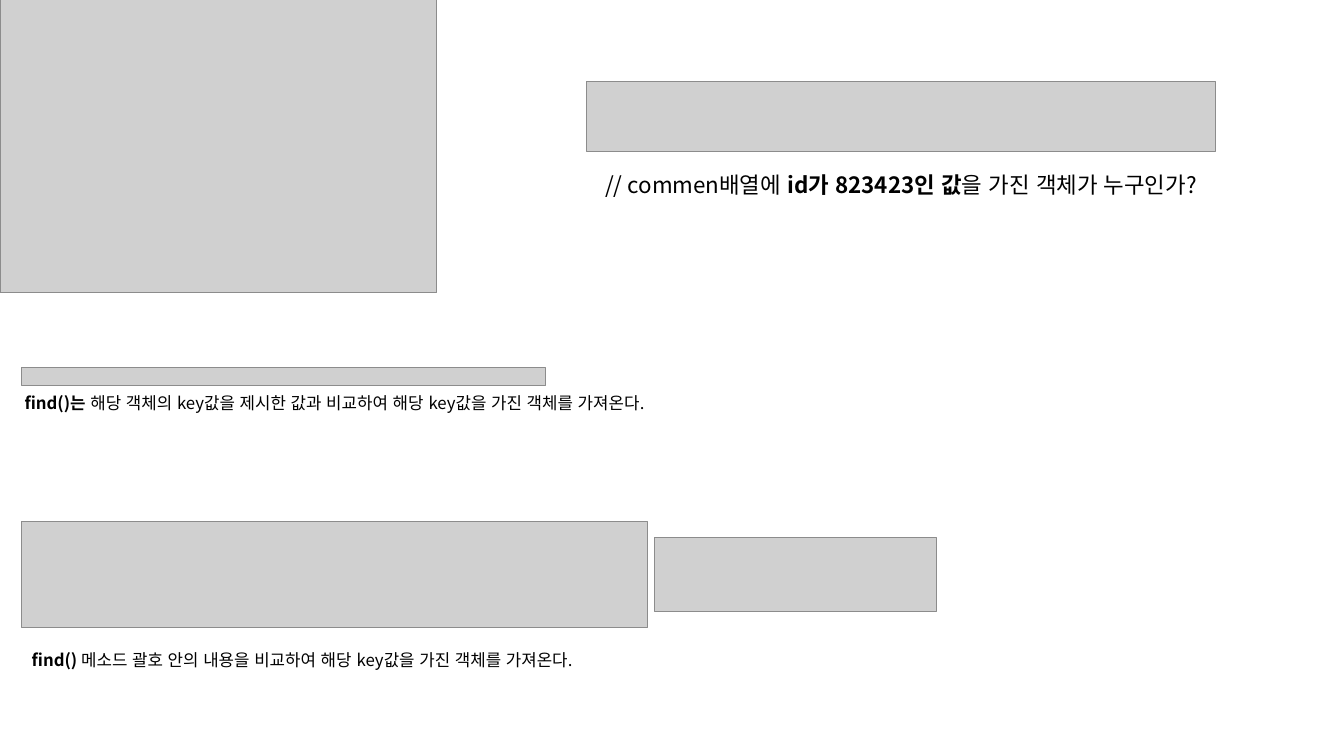
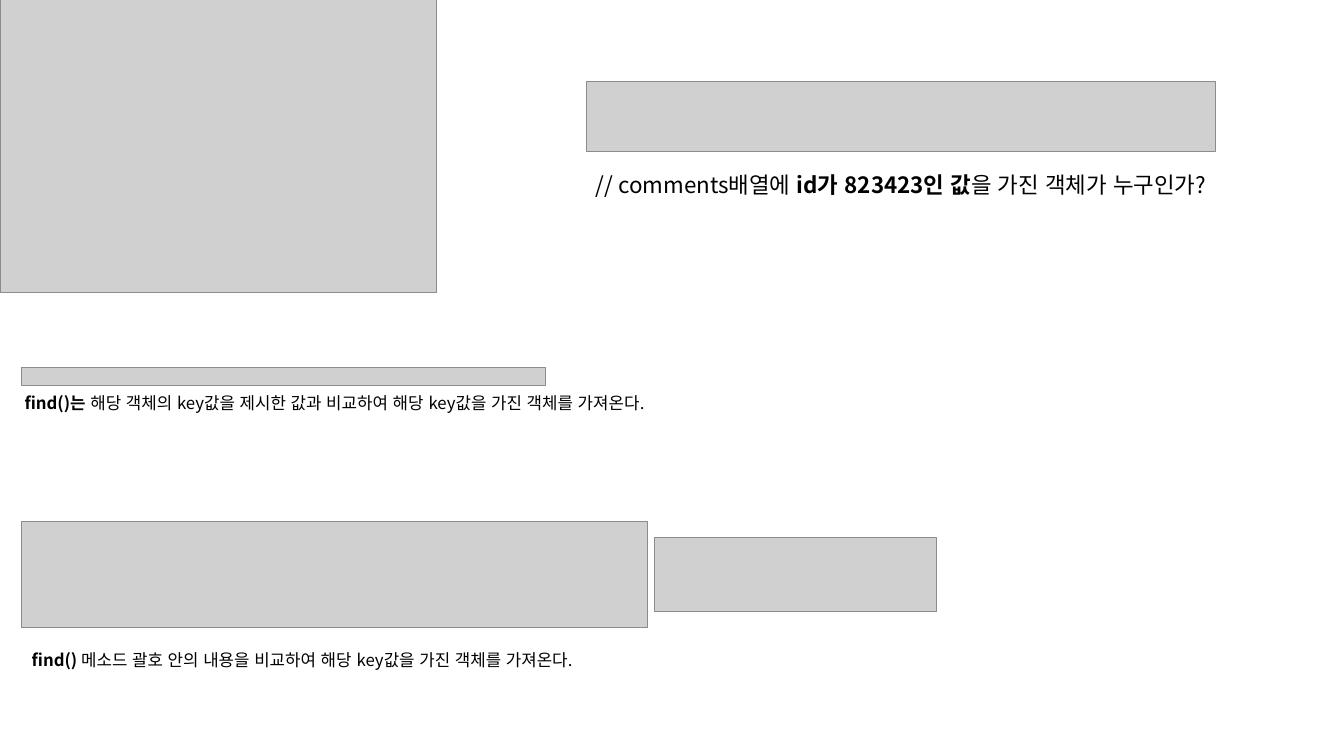
Before and after one commit to Jangyusu/Javascript_Study, a slide deck: slide 4 of JavaScript30-master/07 - Array Cardio Day 2/설명.pptx. Drawn at 1344x756 pixels with LibreOffice and Linux fonts; fonts in the diff are those of the drawing; grey boxes stand for pictures. Boxes give left, top, right and bottom in pixels: in the first picture for what was removed or moved away, otherwise in the second. Text is boxed around its words. In the diff, an @@ line names an element or a change of style, - is before the commit and + after.

```diff
--- a/JavaScript30-master/07 - Array Cardio Day 2/설명.pptx
+++ b/JavaScript30-master/07 - Array Cardio Day 2/설명.pptx
@@ text at <box>618,174,1206,195</box>: text changed @@
-// commen배열에 id가 823423인 값을 가진 객체가 누구인가?
+// comments배열에 id가 823423인 값을 가진 객체가 누구인가?
```
Also in this commit, not shown: 3 other slides changed, 9 other files.
